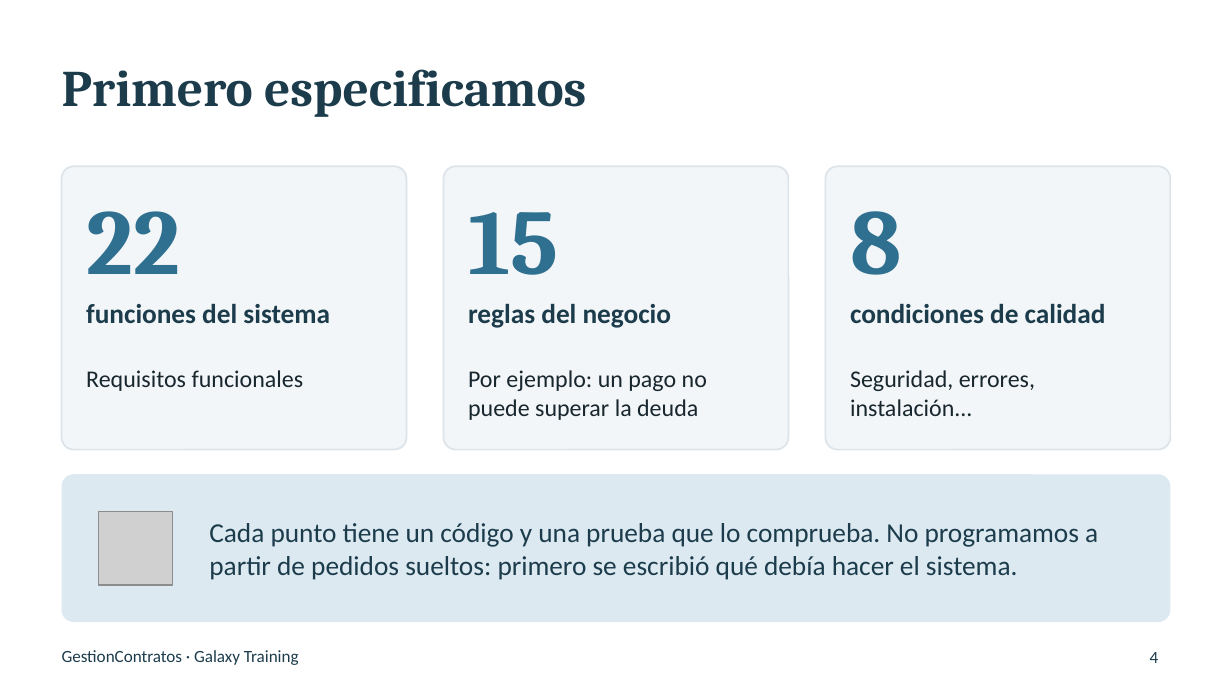
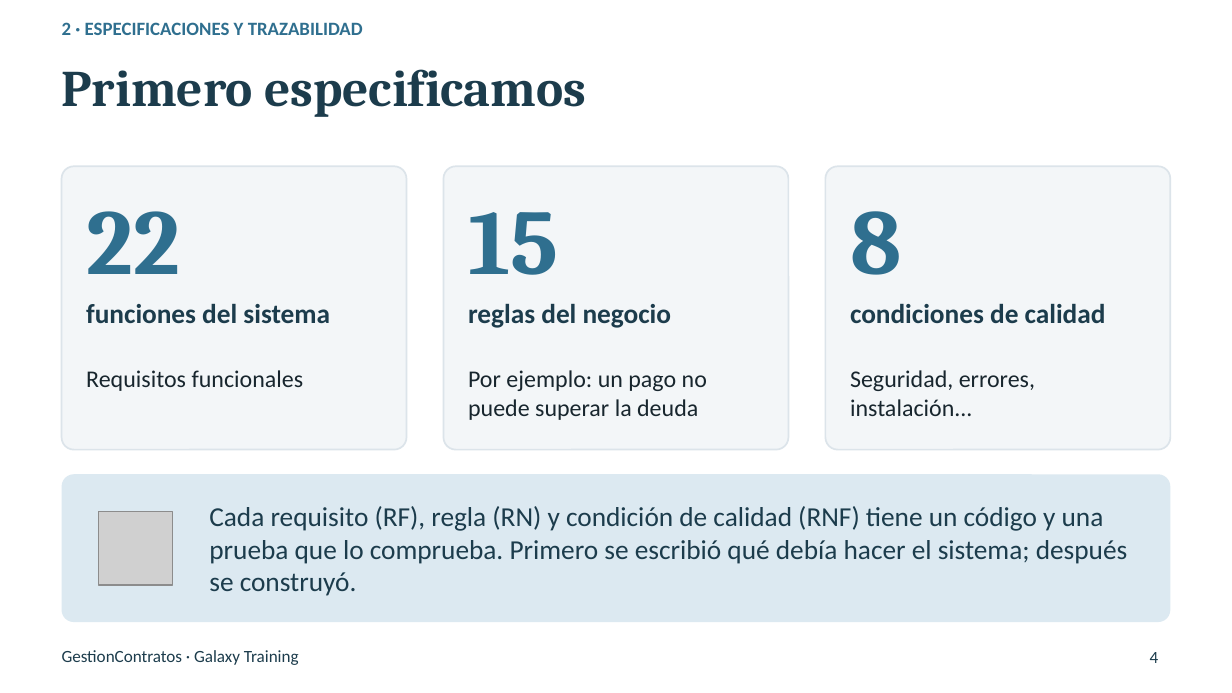
Before and after one commit to yurigrandez/ProyectoIntegrador, a slide deck: slide 4 of Presentacion/Presentacion_Final_GestionContratos.pptx. Drawn at 1232x693 pixels with LibreOffice and Linux fonts; fonts in the diff are those of the drawing; grey boxes stand for pictures; background and template pictures are left out. Boxes give left, top, right and bottom in pixels: in the first picture for what was removed or moved away, otherwise in the second. Text is boxed around its words. In the diff, an @@ line names an element or a change of style, - is before the commit and + after.

```diff
--- a/Presentacion/Presentacion_Final_GestionContratos.pptx
+++ b/Presentacion/Presentacion_Final_GestionContratos.pptx
@@ text added at bbox=[62, 22, 363, 35], 11 pt, text #2F6F8F, bold @@
+2 · ESPECIFICACIONES Y TRAZABILIDAD
@@ text at bbox=[209, 506, 1128, 596]: text changed @@
-Cada punto tiene un código y una prueba que lo comprueba. No programamos a partir de pedidos sueltos: primero se escribió qué debía hacer el sistema.
+Cada requisito (RF), regla (RN) y condición de calidad (RNF) tiene un código y una prueba que lo comprueba. Primero se escribió qué debía hacer el sistema; después se construyó.
```
Also in this commit, not shown: 9 other slides changed, 4 slides added, 1 slide removed.
